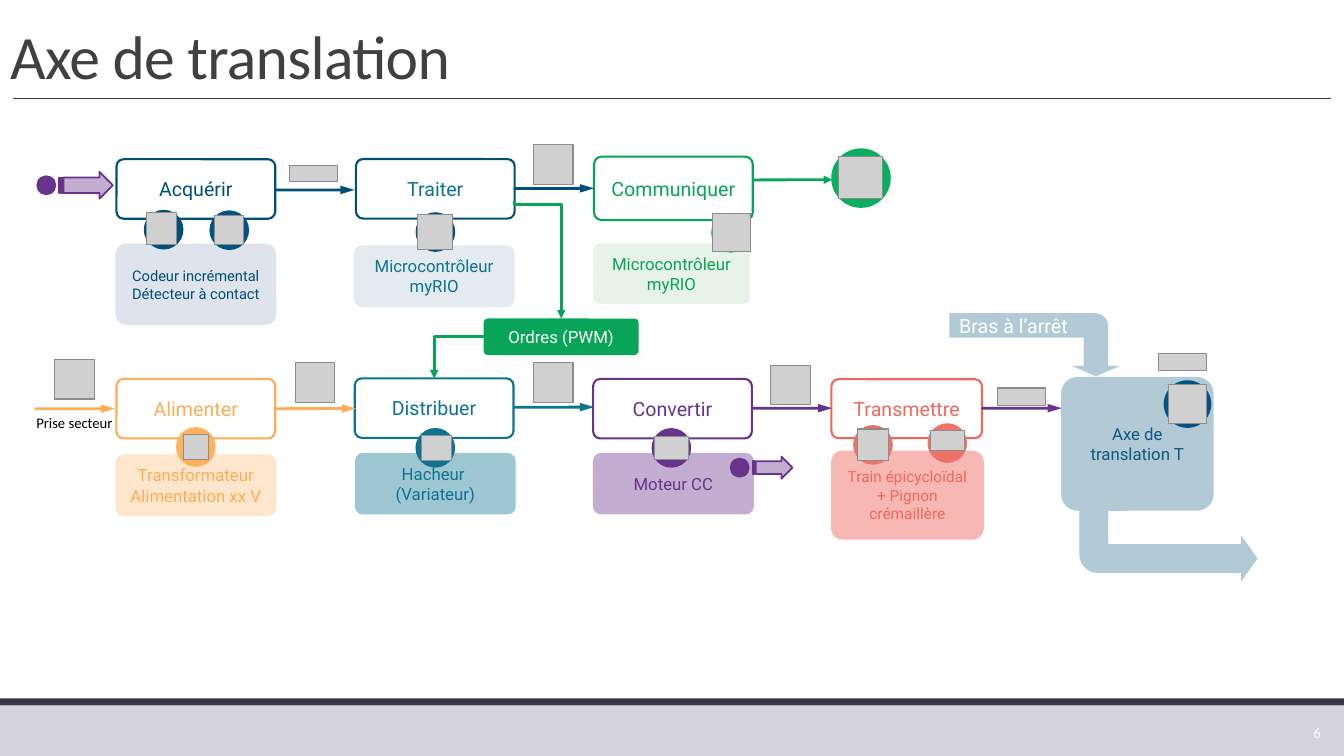
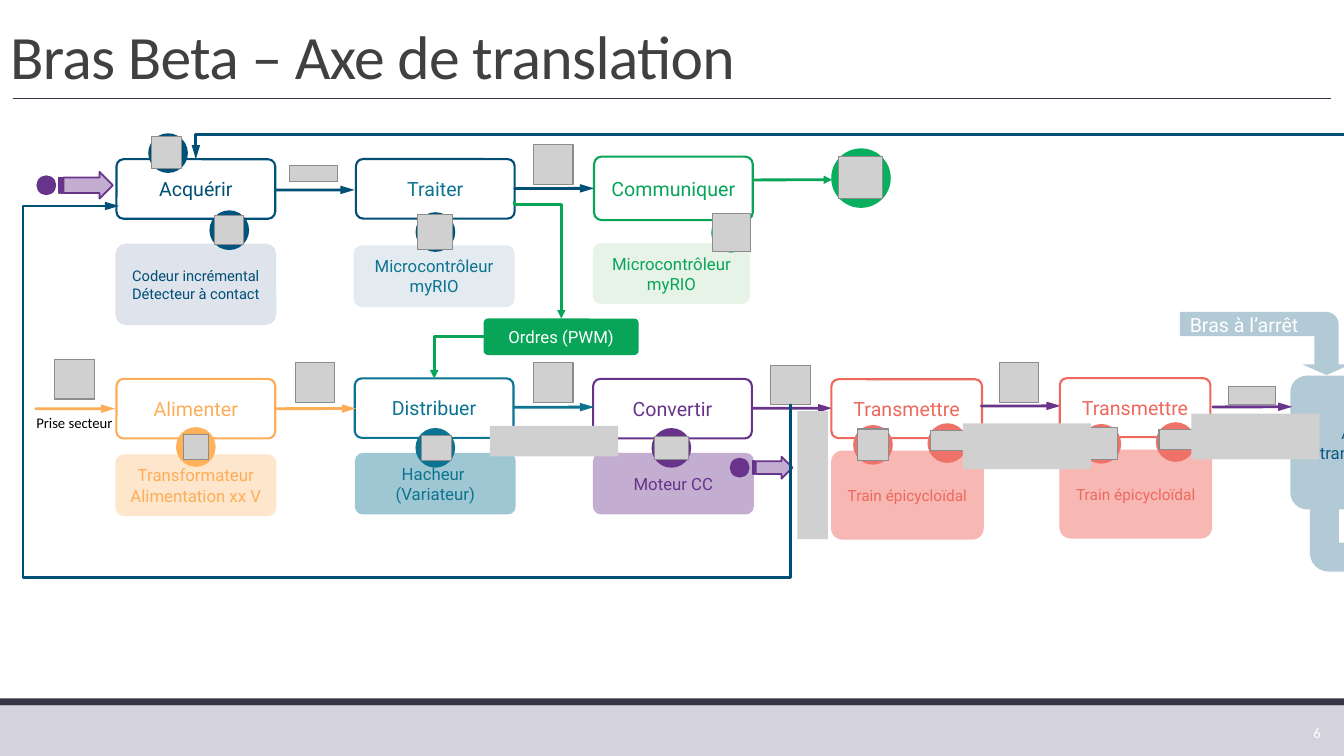
Before and after one commit to xpessoles/TP_Corriges, a slide deck: slide 6 of 02_BrasBeta/02_BrasBeta.pptx. Drawn at 1344x756 pixels with LibreOffice and Linux fonts; fonts in the diff are those of the drawing; grey boxes stand for pictures; background and template pictures are left out. Boxes give left, top, right and bottom in pixels: in the first picture for what was removed or moved away, otherwise in the second. Text is boxed around its words. In the diff, an @@ line names an element or a change of style, - is before the commit and + after.

```diff
--- a/02_BrasBeta/02_BrasBeta.pptx
+++ b/02_BrasBeta/02_BrasBeta.pptx
@@ title at bbox=[10, 36, 735, 80]: text changed @@
-Axe de translation
+Bras Beta – Axe de translation
@@ ellipse: place and size @@
-ellipse at bbox=[144, 210, 184, 249]
+ellipse at bbox=[148, 133, 188, 172]
@@ picture: place and size @@
-picture at bbox=[147, 213, 177, 244]
+picture at bbox=[151, 136, 181, 167]
@@ elbow arrow added from (1344, 383) to (196, 159), #004F77 2 pt @@
@@ elbow arrow added from (790, 405) to (119, 206), #004F77 2 pt @@
@@ picture removed at bbox=[1159, 354, 1208, 371] @@
@@ picture added at bbox=[999, 363, 1038, 402] @@
@@ picture removed at bbox=[1169, 385, 1208, 424] @@
@@ picture added at bbox=[798, 411, 828, 539] @@
@@ arrow added from (981, 406) to (1061, 406), #68348B 2 pt @@
@@ picture added at bbox=[1192, 413, 1320, 459] @@
@@ 2 texts, 2 bent arrows, 1 picture, 1 rounded rectangle, 1 arrow: place and size @@
-2 texts, 2 bent arrows, 1 picture, 1 rounded rectangle, 1 arrow at bbox=[950, 313, 1258, 582]
+2 texts, 2 bent arrows, 1 picture, 1 rounded rectangle, 1 arrow at bbox=[1181, 312, 1344, 580]
@@ picture added at bbox=[490, 426, 618, 457] @@
@@ picture added at bbox=[963, 423, 1091, 469] @@
@@ ellipse: place and size @@
-ellipse at bbox=[1164, 380, 1211, 427]
+ellipse at bbox=[1156, 422, 1196, 462]
@@ ellipse at bbox=[1156, 422, 1196, 462]: fill #00547F to #EF7268 @@
@@ group added at bbox=[1060, 378, 1211, 537]: 2 rounded rectangles, 2 pictures, 1 ellipse @@
+Transmettre
+Train épicycloïdal
@@ text in rounded rectangle at bbox=[869, 490, 945, 519]: paragraph removed @@
-+ Pignon crémaillère
```
Also in this commit, not shown: 1 other slide changed, 2 other files.
